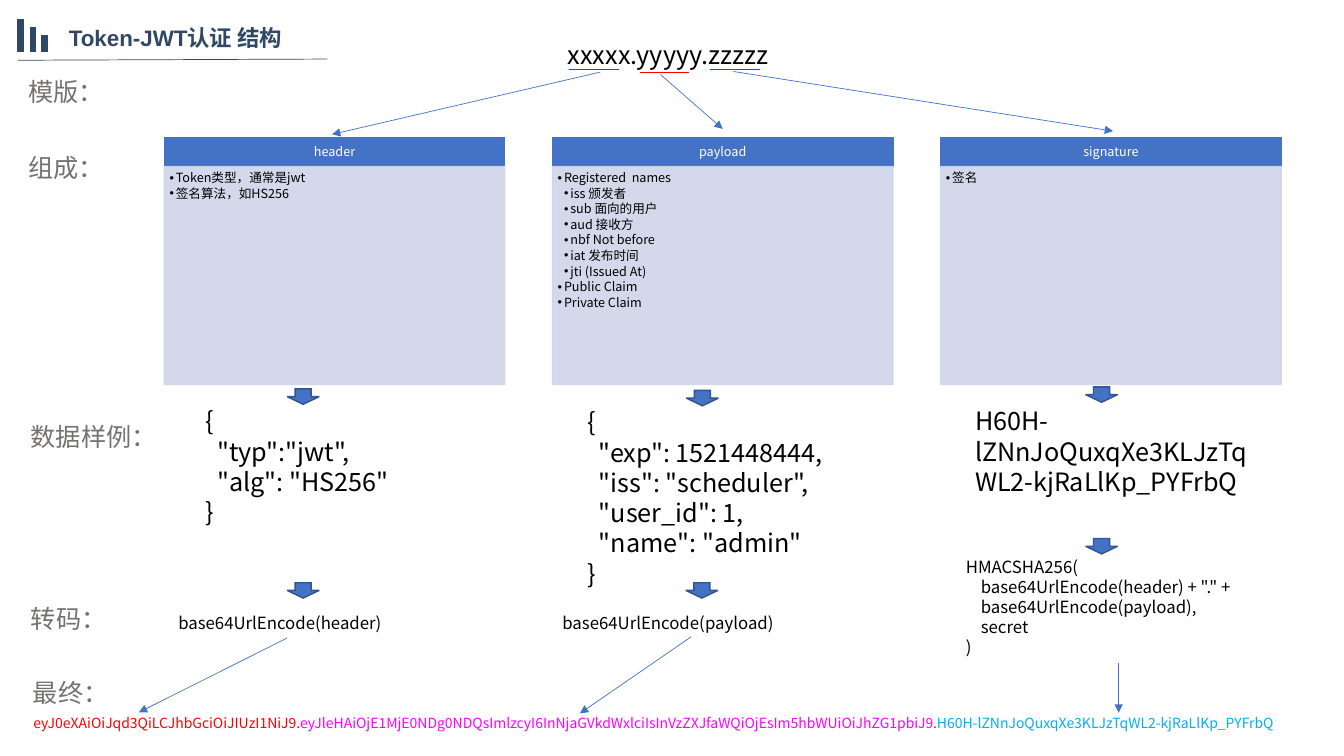
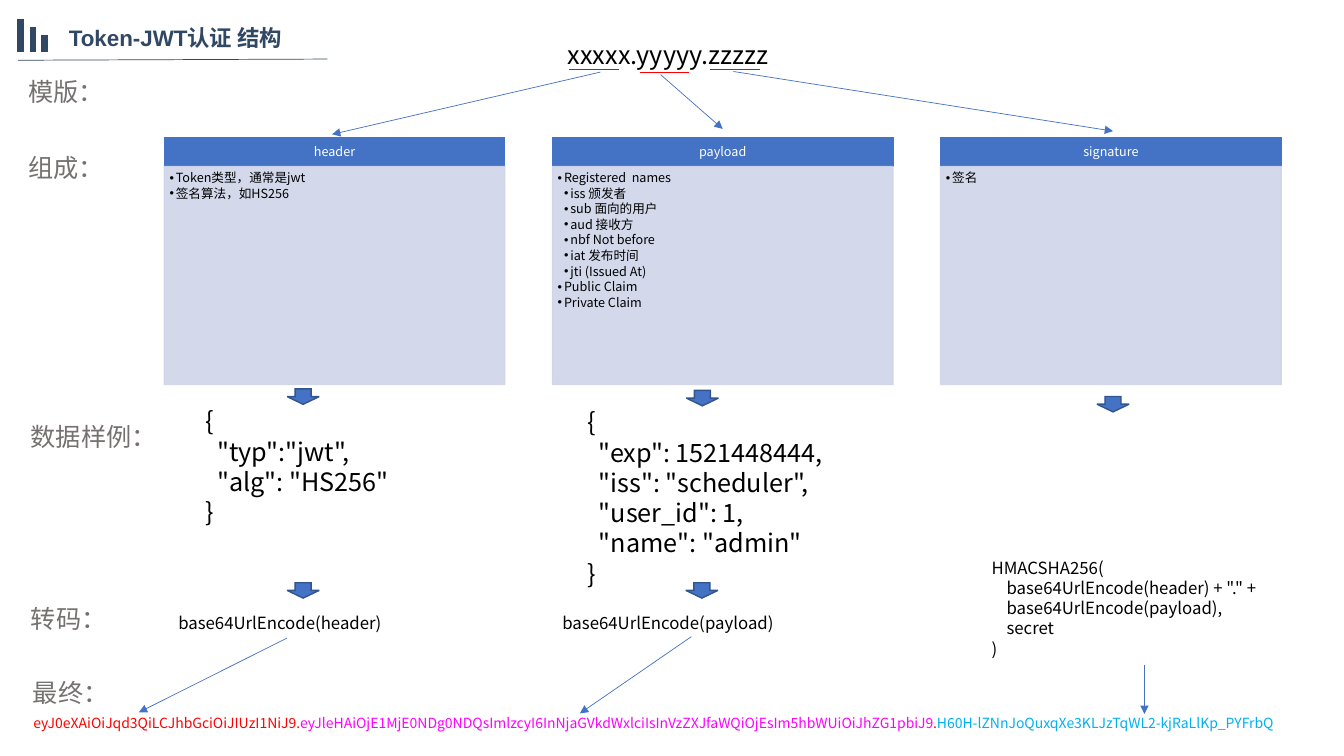
Before and after one commit to kwang2003/rest-auth, a slide deck: slide 6 of 安全认证方案.pptx. Drawn at 1344x756 pixels with LibreOffice and Linux fonts; fonts in the diff are those of the drawing. Boxes give left, top, right and bottom in pixels: in the first picture for what was removed or moved away, otherwise in the second. Text is boxed around its words. In the diff, an @@ line names an element or a change of style, - is before the commit and + after.

```diff
--- a/安全认证方案.pptx
+++ b/安全认证方案.pptx
@@ down arrow removed at (1086,387,1118,402) @@
@@ text removed at (975,411,1237,497) @@
-H60H-lZNnJoQuxqXe3KLJzTqWL2-kjRaLlKp_PYFrbQ
@@ down arrow: place and size @@
-down arrow at (1086,538,1118,554)
+down arrow at (1097,396,1129,411)
@@ text "HMACSHA256(": place and size @@
-text "HMACSHA256(" at (966,559,1197,634)
+text "HMACSHA256(" at (992,560,1223,635)
@@ arrow moved from (1119, 663) - (1119, 713) to (1144, 664) - (1144, 714) @@
```
Also in this commit, not shown: 1 slide added.
